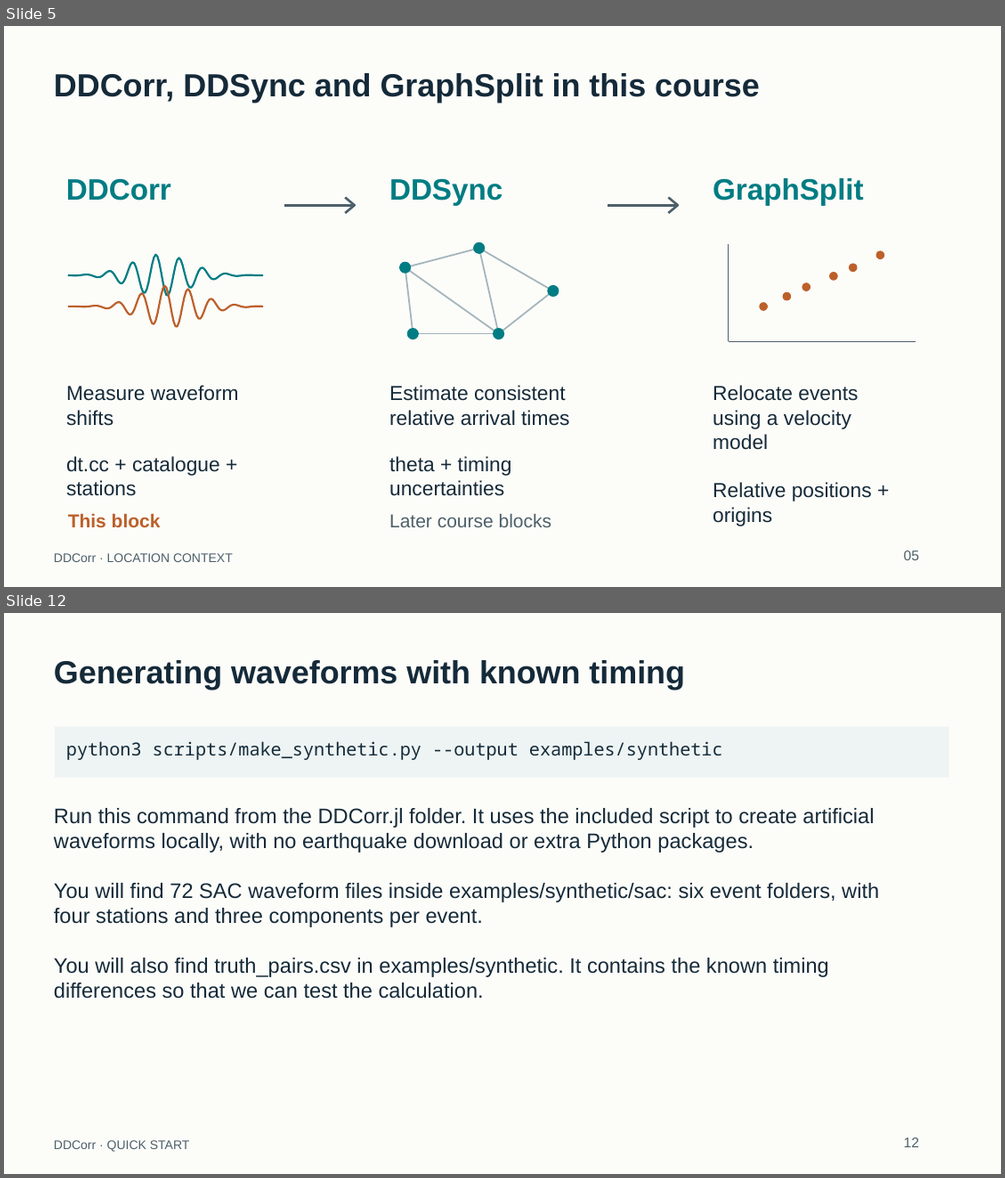
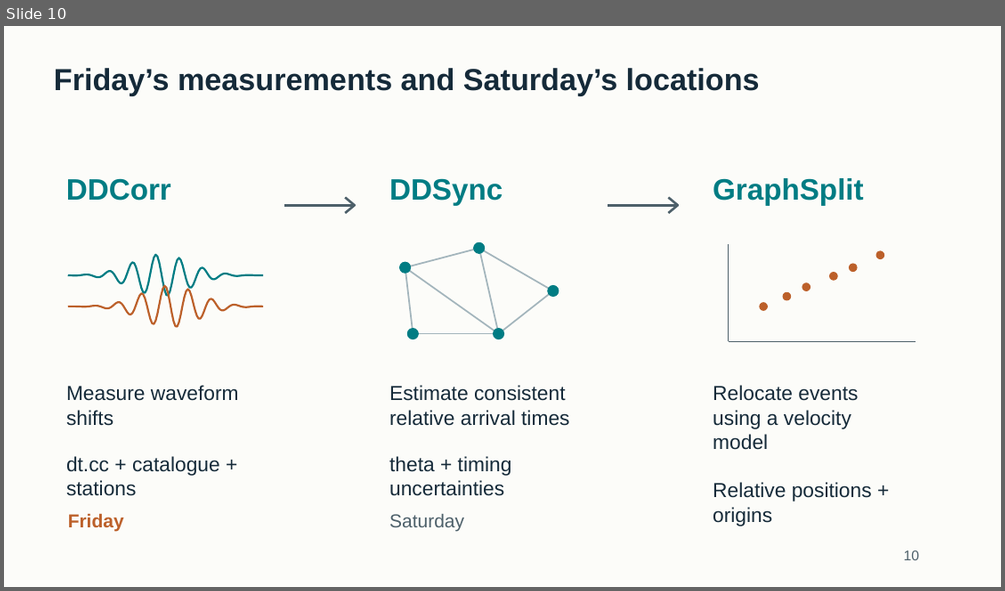
Before and after one commit to eliasrh/DDCorr.jl, a slide deck: teaching/DDCorr_minicourse.pptx. Shown one above the other, each under a label of ours: slides 5 and 12 before the commit, slide 10 after it; the slides between them are not shown. The pictures are 1005x1178 and 1005x591 pixels, drawn with LibreOffice and Linux fonts; fonts in the diff are those of the drawing. Boxes give left, top, right and bottom in pixels: in the first picture for what was removed or moved away, otherwise in the second. Text is boxed around its words. In the diff, an @@ line names an element or a change of style, - is before the commit and + after.

Commit message:
Teach differential times and relocation with the 100-event Iceland workshop
Add the correlation lecture, a shorter archive practical, and instructions for carrying one catalogue into DDSync and GraphSplit. Read advanced settings directly, preserve measured SAC magnitudes, and check waveform workloads before processing or cache reuse.

```diff
--- a/teaching/DDCorr_minicourse.pptx
+++ b/teaching/DDCorr_minicourse.pptx
@@ slide 12 removed at (4, 613, 1001, 1174), background #FCFCF9 @@
@@ text removed at (54, 660, 685, 690) @@
-Generating waveforms with known timing
@@ rectangle removed at (55, 727, 949, 778) @@
@@ text removed at (66, 741, 723, 760) @@
-python3 scripts/make_synthetic.py --output examples/synthetic
@@ text removed at (54, 808, 874, 852) @@
-Run this command from the DDCorr.jl folder. It uses the included script to create artificial
-waveforms locally, with no earthquake download or extra Python packages.
@@ text removed at (54, 883, 879, 927) @@
-You will find 72 SAC waveform files inside examples/synthetic/sac: six event folders, with
-four stations and three components per event.
@@ text removed at (54, 957, 829, 998) @@
-You will also find truth_pairs.csv in examples/synthetic. It contains the known timing
-differences so that we can test the calculation.
@@ text removed at (54, 1140, 190, 1151) @@
-DDCorr · QUICK START
@@ text removed at (904, 1137, 919, 1147) @@
-12
@@ what was slide 5 is now slide 10 @@
@@ slide 10 changed as well @@
@@ text removed at (54, 73, 760, 103) @@
-DDCorr, DDSync and GraphSplit in this course
@@ text added at (54, 68, 760, 96), 29.2 pt, text #152A39, bold @@
+Friday’s measurements and Saturday’s locations
@@ text at (68, 513, 124, 531): text changed @@
-This block
+Friday
@@ text at (389, 514, 464, 531): text changed @@
-Later course blocks
+Saturday
@@ text removed at (54, 553, 233, 562) @@
-DDCorr · LOCATION CONTEXT
@@ text at (904, 550, 919, 560): text changed @@
-05
+10
```
Also in this commit, not shown: 2 other slides changed, 43 slides added, 96 other slides removed, 43 other files.
